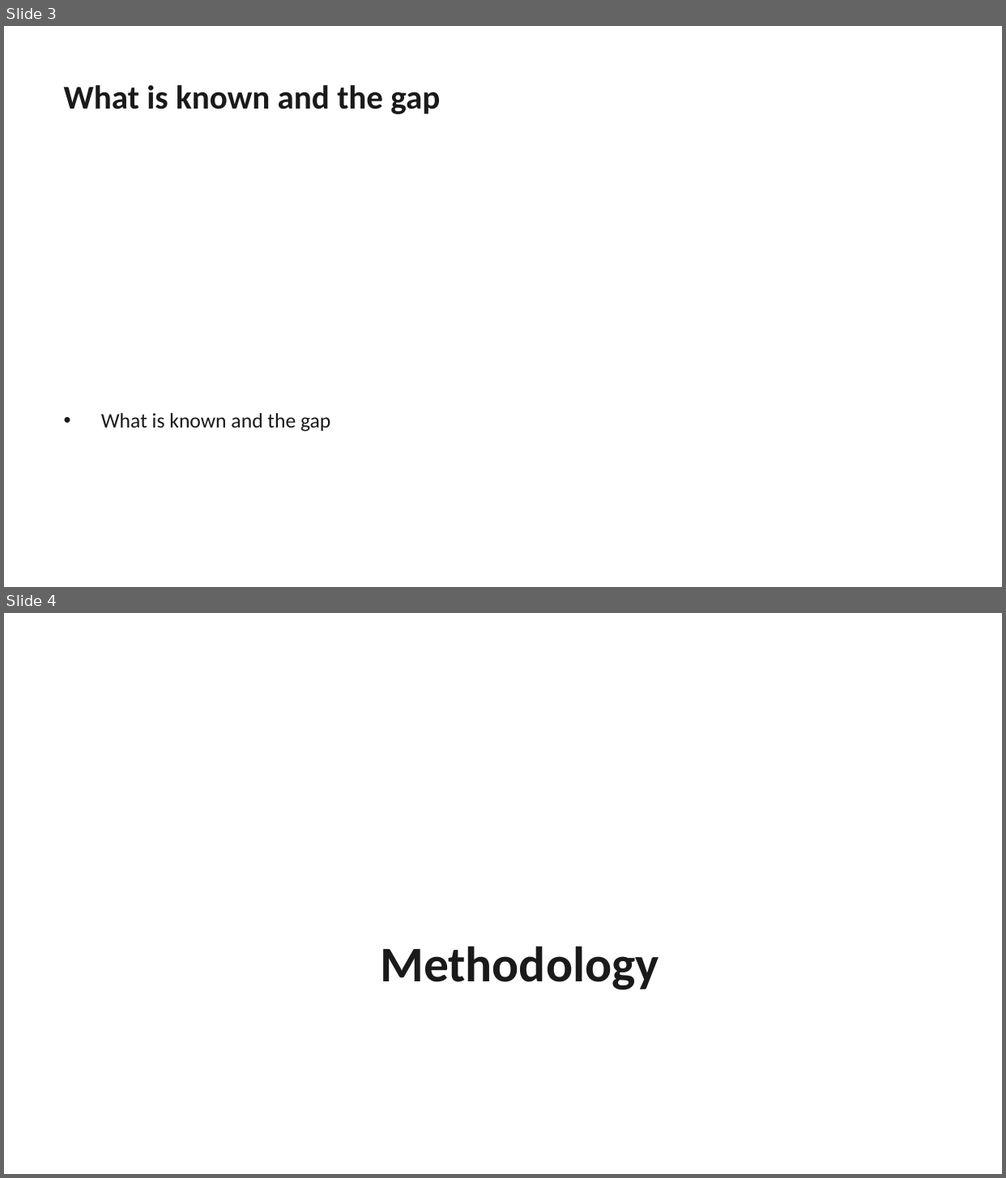
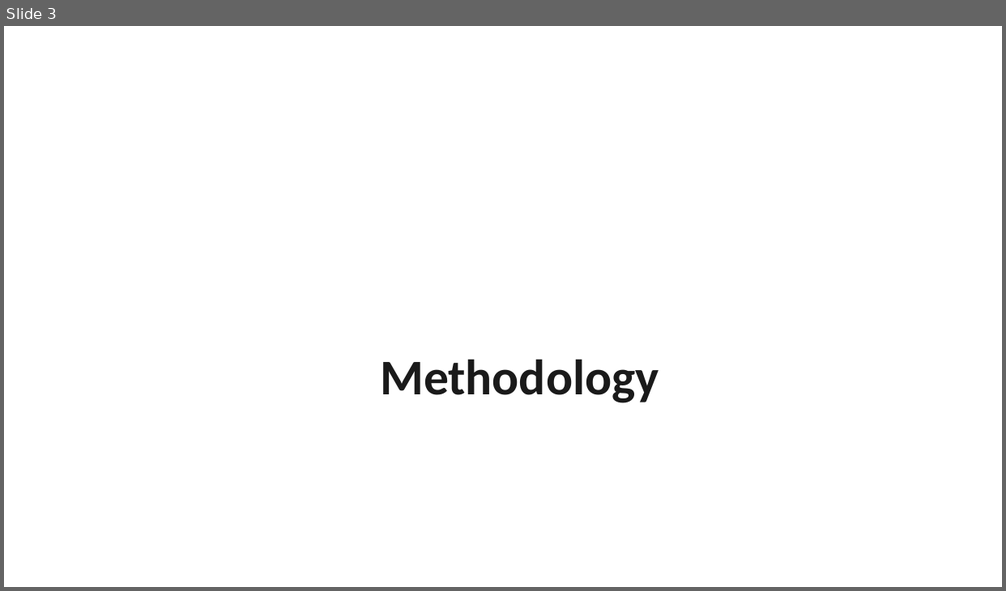
Before and after one commit to AdamYin007/Presentation-OS, a slide deck: examples/business-review/e2e-output.pptx. Shown one above the other, each under a label of ours: slides 3 and 4 before the commit, slide 3 after it. The pictures are 1006x1178 and 1006x591 pixels, drawn with LibreOffice and Linux fonts; fonts in the diff are those of the drawing. Boxes give left, top, right and bottom in pixels: in the first picture for what was removed or moved away, otherwise in the second. Text is boxed around its words. In the diff, an @@ line names an element or a change of style, - is before the commit and + after.

```diff
--- a/examples/business-review/e2e-output.pptx
+++ b/examples/business-review/e2e-output.pptx
@@ slide 3 removed at <box>4,26,1002,587</box>, background #FFFFFF @@
@@ text removed at <box>64,85,440,114</box> @@
-What is known and the gap
@@ text removed at <box>101,413,330,432</box> @@
-• What is known and the gap
@@ what was slide 4 is now slide 3 @@
```
Also in this commit, not shown: 4 slides changed, 1 slide added, 6 other slides removed, 12 other files.
